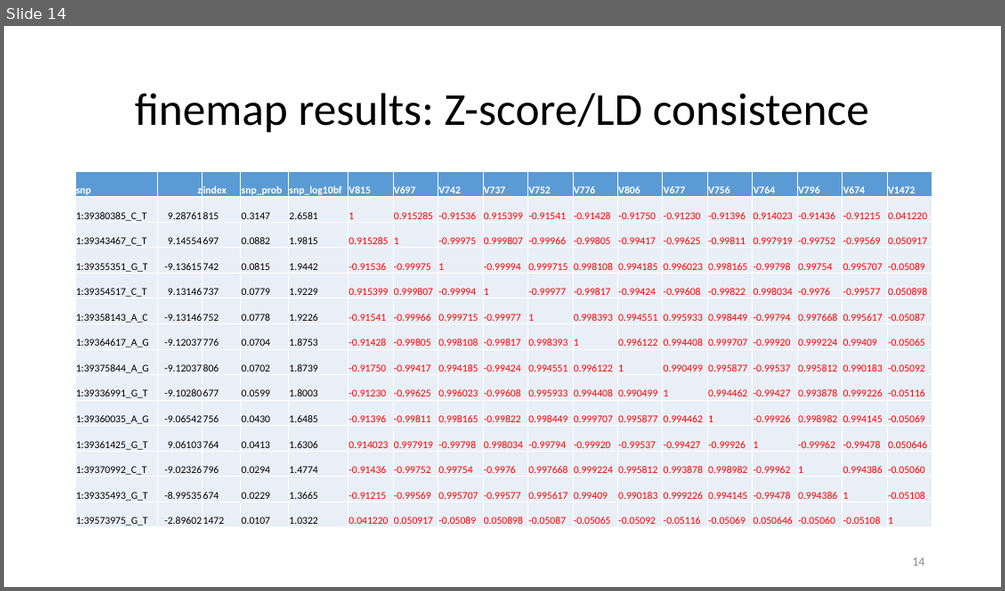
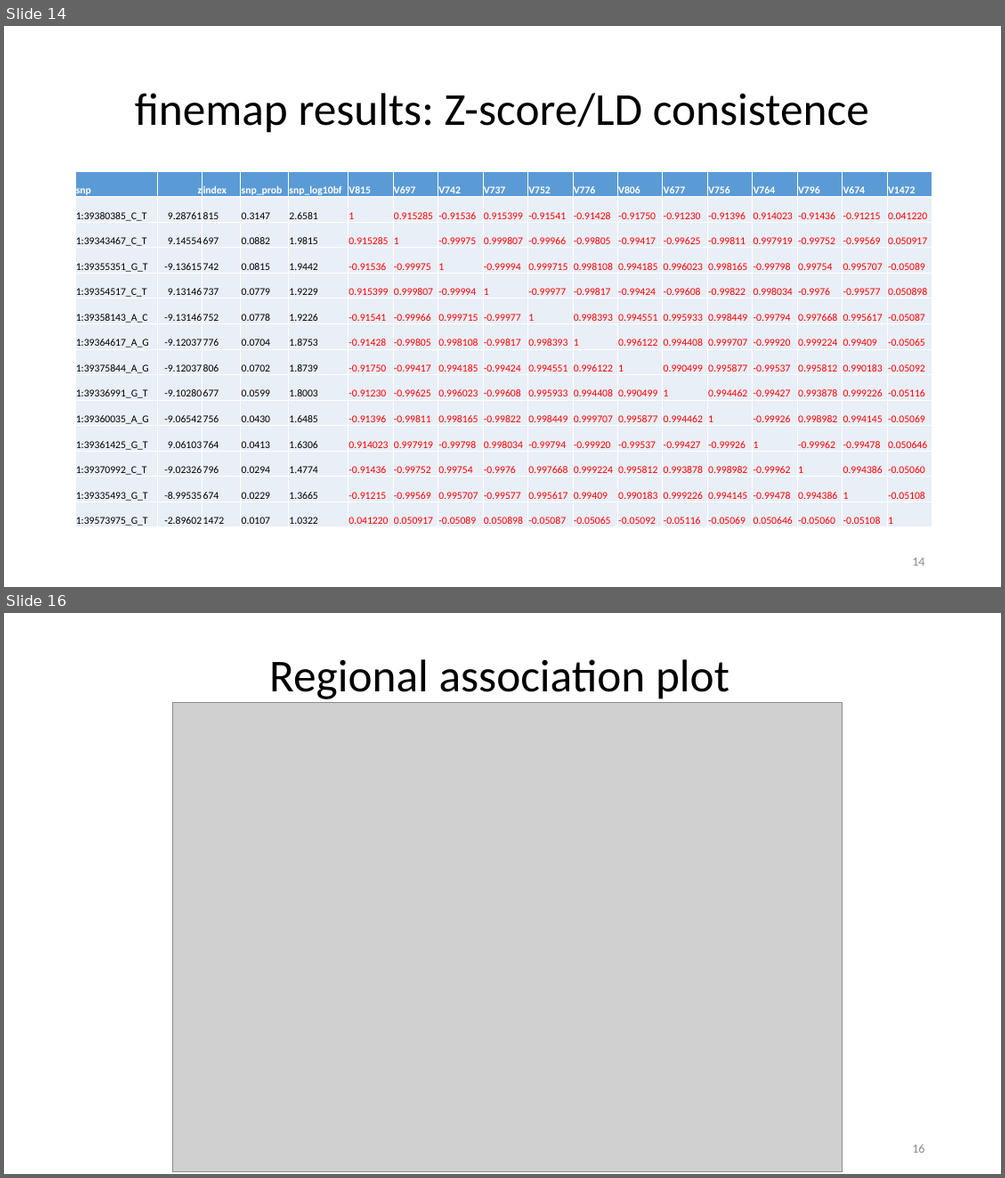
Before and after one commit to jinghuazhao/FM-pipeline, a slide deck: README.pptx. Shown one above the other, each under a label of ours: slide 14 before the commit, slides 14 and 16 after it; the slides between them are not shown. The pictures are 1005x591 and 1005x1178 pixels, drawn with LibreOffice and Linux fonts; fonts in the diff are those of the drawing; grey boxes stand for pictures. Boxes give left, top, right and bottom in pixels: in the first picture for what was removed or moved away, otherwise in the second. Text is boxed around its words. In the diff, an @@ line names an element or a change of style, - is before the commit and + after.

```diff
--- a/README.pptx
+++ b/README.pptx
@@ slide 16 added at [4,613,1001,1174], background #FFFFFF @@
@@ title added at [269,659,729,703], 44 pt, text #000000 @@
+Regional association plot
@@ picture added at [172,703,841,1172] @@
@@ page number added at [912,1144,924,1152], 12 pt, text #8C8C8C @@
+16
```
Also in this commit, not shown: 1 slide changed.
